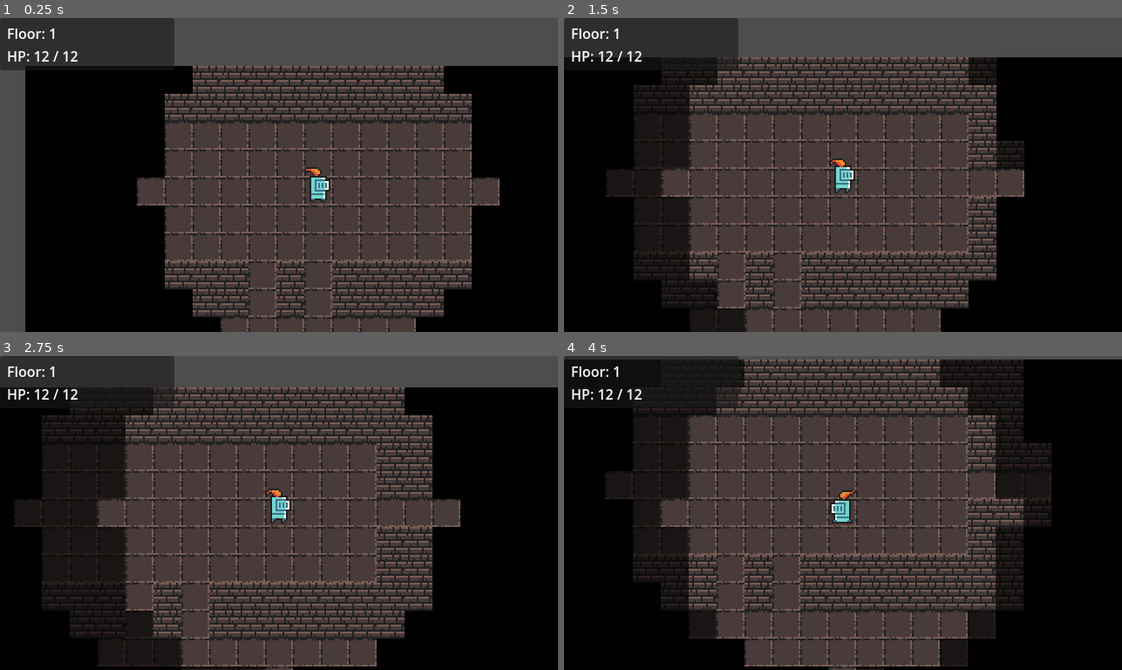
Above: before the commit, frames 1-4 (two rows, left to right).
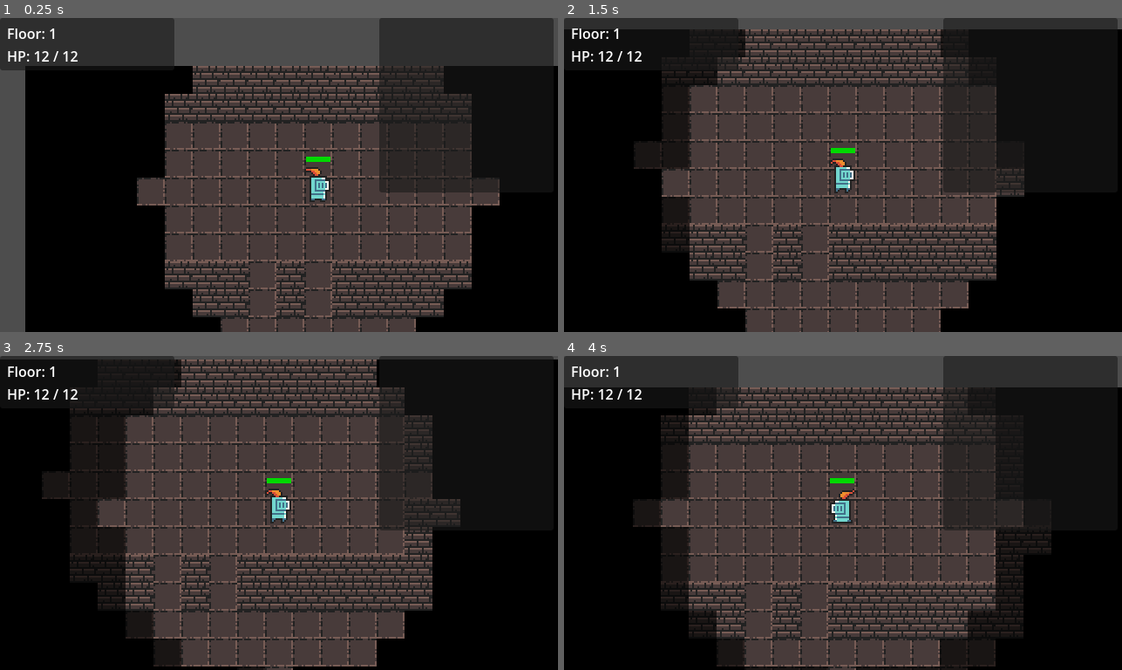
Above: after the commit, the same moments.

Repository: Bacilek/Dragons-in-Dungeons
Game: Godot game, scene res://scenes/main.tscn
Two runs of this game, one before a commit and one after it. Both use one fixed random seed, a clock stepped at 60 frames per second and the inputs below.
Inputs (mouse positions are in pixels of both pictures, inside the frame that each line leads up to):
- Up to frame 1 (0.25 s): no input
- Up to frame 2 (1.5 s): tap Enter at 0.5 s; move the mouse to (965, 159) at 0.52 s; hold Right 0.53-1.28 s; click (965, 159) at 0.67 s; tap Space at 0.77 s; move the mouse to (731, 190) at 1.27 s; hold Down from 1.28 s (still down)
- Up to frame 3 (2.75 s): tap Space at 1.52 s; move the mouse to (334, 443) at 2.02 s; release Down at 2.03 s; hold Right from 2.03 s (still down)
- Up to frame 4 (4 s): move the mouse to (815, 575) at 2.77 s; release Right at 2.78 s; hold Up 2.78-3.53 s; click (815, 575) at 2.92 s; tap Space at 3.02, 3.77 s; move the mouse to (1010, 560) at 3.52 s; hold Left from 3.53 s (still down)

The runs differ from the first frame. In frame 1, 10% of the frame differs, in the area x 54-100%, y 0-56%; in frame 2, 23%, in the area x 0-100%, y 0-100%; in frame 3, 23%; in frame 4, 23%.

Commit message:
Add HP bars, combat log, fix game over crash
- Fix game_over.gd null crash: node paths corrected to $Panel/VBox/FloorLabel and $Panel/VBox/NewGameButton
- Add HealthBarNode (Node2D with _draw): green→yellow→red bar above every entity, hidden under fog for enemies
- Add GameState.log() + combat_message signal; emit on every attack and kill
- Add combat log panel (RichTextLabel) in HUD top-right: shows last 15 messages newest-first with BBCode colors, clears on floor change

Co-Authored-By: Claude Sonnet 4.6 <noreply@anthropic.com>

Diff:
--- a/scenes/ui/hud.tscn
+++ b/scenes/ui/hud.tscn
@@ -23,3 +23,21 @@
 offset_right = 192.0
 offset_bottom = 56.0
 text = "HP: 10 / 10"
+
+[node name="LogPanel" type="Panel" parent="."]
+anchor_left = 1.0
+anchor_right = 1.0
+offset_left = -205.0
+offset_right = -5.0
+offset_bottom = 200.0
+
+[node name="LogLabel" type="RichTextLabel" parent="LogPanel"]
+anchor_right = 1.0
+anchor_bottom = 1.0
+offset_left = 4.0
+offset_top = 4.0
+offset_right = -4.0
+offset_bottom = -4.0
+bbcode_enabled = true
+scroll_active = false
+theme_override_font_sizes/font_size = 10
--- a/scripts/autoloads/game_state.gd
+++ b/scripts/autoloads/game_state.gd
@@ -3,6 +3,7 @@
 signal floor_changed(new_floor: int)
 signal player_hp_changed(current_hp: int, max_hp: int)
 signal player_died()
+signal combat_message(msg: String)
 
 var current_floor: int = 1
 var player_stats: Stats
@@ -37,3 +38,6 @@
 func heal(amount: int) -> void:
 	player_stats.current_hp = mini(player_stats.current_hp + amount, player_stats.max_hp)
 	player_hp_changed.emit(player_stats.current_hp, player_stats.max_hp)
+
+func log(msg: String) -> void:
+	combat_message.emit(msg)
--- a/scripts/entities/enemy.gd
+++ b/scripts/entities/enemy.gd
@@ -5,12 +5,14 @@
 const FOV_RADIUS: int = 6
 
 var _dungeon_floor: Node  # set by DungeonFloor after spawning
+var display_name: String = "Orc Warrior"
 
 func _ready() -> void:
 	stats = Stats.new()
 	_apply_floor_scaling()
 	z_index = 1
 	_setup_animations()
+	_setup_hp_bar()
 
 func _apply_floor_scaling() -> void:
 	var f: int = GameState.current_floor
@@ -91,8 +93,9 @@
 			return Vector2i(step_x, 0)
 	return Vector2i.ZERO
 
-func _attack_player(player: Player) -> void:
+func _attack_player(_player: Player) -> void:
 	var dmg: int = stats.roll_damage()
 	var actual: int = GameState.player_stats.take_damage(dmg)
 	GameState.player_hp_changed.emit(GameState.player_stats.current_hp, GameState.player_stats.max_hp)
+	GameState.log("[color=tomato]%s[/color] strikes you for [color=yellow]%d[/color] dmg." % [display_name, actual])
 	GameState.check_player_death()
--- a/scripts/entities/entity.gd
+++ b/scripts/entities/entity.gd
@@ -7,6 +7,16 @@
 
 var grid_pos: Vector2i = Vector2i.ZERO
 var stats: Stats
+var _hp_bar: HealthBarNode
+
+func _setup_hp_bar() -> void:
+	_hp_bar = HealthBarNode.new()
+	_hp_bar.position = Vector2(0.0, -20.0)
+	add_child(_hp_bar)
+
+func update_hp_bar() -> void:
+	if _hp_bar != null and stats != null:
+		_hp_bar.update_bar(stats.current_hp, stats.max_hp)
 
 func take_turn() -> void:
 	pass
--- a/scripts/entities/player.gd
+++ b/scripts/entities/player.gd
@@ -12,6 +12,11 @@
 	stats = GameState.player_stats
 	z_index = 3  # render above fog overlay
 	_setup_animations()
+	_setup_hp_bar()
+	GameState.player_hp_changed.connect(_on_player_hp_changed)
+
+func _on_player_hp_changed(_c: int, _m: int) -> void:
+	update_hp_bar()
 
 func _setup_animations() -> void:
 	var frames := SpriteFrames.new()
@@ -140,8 +145,11 @@
 	await $AnimatedSprite2D.animation_finished
 	$AnimatedSprite2D.play("idle")
 	var dmg: int = stats.roll_damage()
-	enemy.stats.take_damage(dmg)
+	var actual: int = enemy.stats.take_damage(dmg)
+	enemy.update_hp_bar()
+	GameState.log("You strike [color=orange]%s[/color] for [color=yellow]%d[/color] dmg." % [enemy.display_name, actual])
 	if enemy.stats.is_dead():
+		GameState.log("[color=orange]%s[/color] [color=gray]dies.[/color]" % enemy.display_name)
 		_dungeon_floor.remove_enemy(enemy)
 		enemy.die()
 	if _dungeon_floor != null:
--- a/scripts/ui/game_over.gd
+++ b/scripts/ui/game_over.gd
@@ -1,7 +1,7 @@
 extends CanvasLayer
 
-@onready var floor_label: Label = $Panel/FloorLabel
-@onready var new_game_button: Button = $Panel/NewGameButton
+@onready var floor_label: Label = $Panel/VBox/FloorLabel
+@onready var new_game_button: Button = $Panel/VBox/NewGameButton
 
 func _ready() -> void:
 	floor_label.text = "You reached floor %d" % GameState.current_floor
--- /dev/null
+++ b/scripts/ui/health_bar_node.gd
@@ -0,0 +1,15 @@
+class_name HealthBarNode
+extends Node2D
+
+var _ratio: float = 1.0
+const BAR_WIDTH: float = 14.0
+const BAR_HEIGHT: float = 3.0
+
+func _draw() -> void:
+	draw_rect(Rect2(-BAR_WIDTH * 0.5, 0.0, BAR_WIDTH, BAR_HEIGHT), Color(0.25, 0.0, 0.0))
+	var fg := Color(1.0 - _ratio, _ratio * 0.85, 0.0)
+	draw_rect(Rect2(-BAR_WIDTH * 0.5, 0.0, BAR_WIDTH * _ratio, BAR_HEIGHT), fg)
+
+func update_bar(current_hp: int, max_hp: int) -> void:
+	_ratio = clampf(float(current_hp) / float(max_hp), 0.0, 1.0)
+	queue_redraw()
--- a/scripts/ui/hud.gd
+++ b/scripts/ui/hud.gd
@@ -2,17 +2,24 @@
 
 @onready var floor_label: Label = $Panel/FloorLabel
 @onready var hp_label: Label = $Panel/HPLabel
+@onready var log_label: RichTextLabel = $LogPanel/LogLabel
+
+var _log_messages: Array[String] = []
+const MAX_LOG_MESSAGES: int = 15
 
 func _ready() -> void:
 	GameState.floor_changed.connect(_on_floor_changed)
 	GameState.player_hp_changed.connect(_on_player_hp_changed)
 	GameState.player_died.connect(_on_player_died)
+	GameState.combat_message.connect(_on_combat_message)
 	floor_label.text = "Floor: %d" % GameState.current_floor
 	var s: Stats = GameState.player_stats
 	hp_label.text = "HP: %d / %d" % [s.current_hp, s.max_hp]
 
 func _on_floor_changed(new_floor: int) -> void:
 	floor_label.text = "Floor: %d" % new_floor
+	_log_messages.clear()
+	log_label.text = ""
 
 func _on_player_hp_changed(current_hp: int, max_hp: int) -> void:
 	hp_label.text = "HP: %d / %d" % [current_hp, max_hp]
@@ -20,3 +27,9 @@
 func _on_player_died() -> void:
 	var game_over: PackedScene = preload("res://scenes/ui/game_over.tscn")
 	get_tree().root.add_child(game_over.instantiate())
+
+func _on_combat_message(msg: String) -> void:
+	_log_messages.push_front(msg)
+	if _log_messages.size() > MAX_LOG_MESSAGES:
+		_log_messages.resize(MAX_LOG_MESSAGES)
+	log_label.text = "\n".join(_log_messages)
